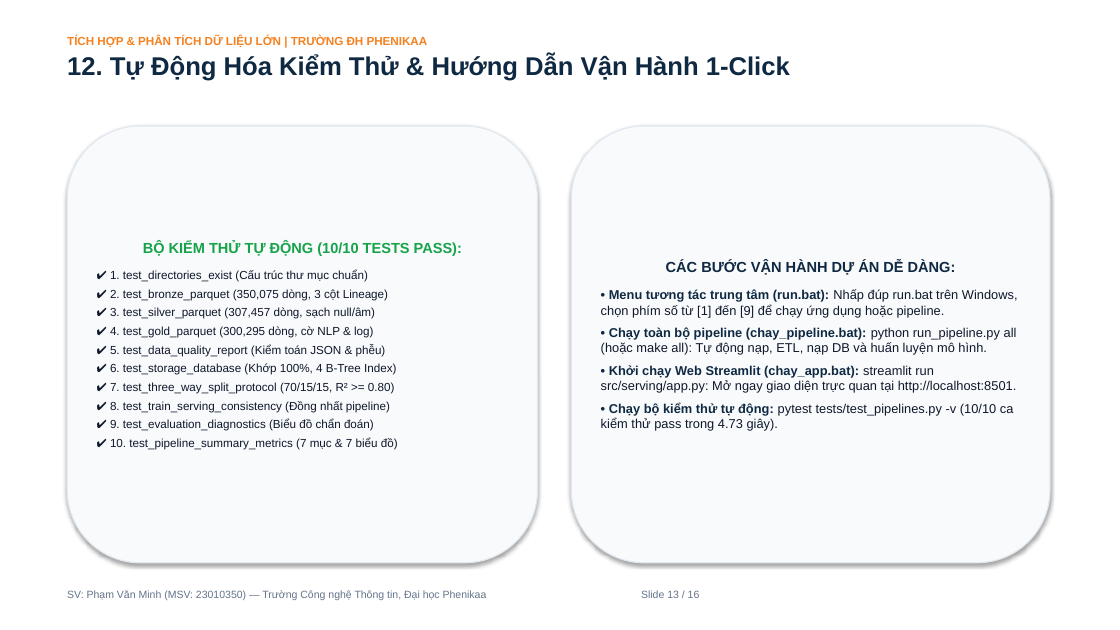
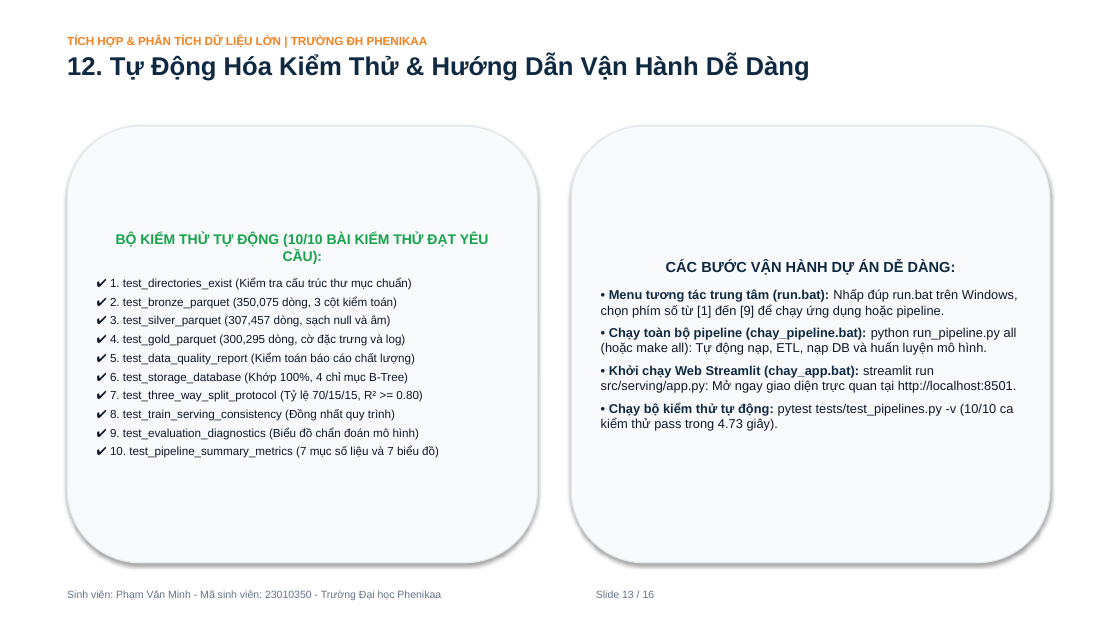
Before and after one commit to PVM-05/House-Prediction, a slide deck: slide 13 of docs/Slide_Bao_Ve_Du_An_House_Prediction.pptx. Drawn at 1120x630 pixels with LibreOffice and Linux fonts; fonts in the diff are those of the drawing. Boxes give left, top, right and bottom in pixels: in the first picture for what was removed or moved away, otherwise in the second. Text is boxed around its words. In the diff, an @@ line names an element or a change of style, - is before the commit and + after.

```diff
--- a/docs/Slide_Bao_Ve_Du_An_House_Prediction.pptx
+++ b/docs/Slide_Bao_Ve_Du_An_House_Prediction.pptx
@@ text at [67,54,810,81]: text changed @@
-12. Tự Động Hóa Kiểm Thử & Hướng Dẫn Vận Hành 1-Click
+12. Tự Động Hóa Kiểm Thử & Hướng Dẫn Vận Hành Dễ Dàng
@@ text in rounded rectangle at [110,233,489,458]: text changed @@
-BỘ KIỂM THỬ TỰ ĐỘNG (10/10 TESTS PASS):
-✔ 1. test_directories_exist (Cấu trúc thư mục chuẩn)
-✔ 2. test_bronze_parquet (350,075 dòng, 3 cột Lineage)
-✔ 3. test_silver_parquet (307,457 dòng, sạch null/âm)
-✔ 4. test_gold_parquet (300,295 dòng, cờ NLP & log)
-✔ 5. test_data_quality_report (Kiểm toán JSON & phễu)
-✔ 6. test_storage_database (Khớp 100%, 4 B-Tree Index)
-✔ 7. test_three_way_split_protocol (70/15/15, R² >= 0.80)
-✔ 8. test_train_serving_consistency (Đồng nhất pipeline)
-✔ 9. test_evaluation_diagnostics (Biểu đồ chẩn đoán)
-✔ 10. test_pipeline_summary_metrics (7 mục & 7 biểu đồ)
+BỘ KIỂM THỬ TỰ ĐỘNG (10/10 BÀI KIỂM THỬ ĐẠT YÊU CẦU):
+✔ 1. test_directories_exist (Kiểm tra cấu trúc thư mục chuẩn)
+✔ 2. test_bronze_parquet (350,075 dòng, 3 cột kiểm toán)
+✔ 3. test_silver_parquet (307,457 dòng, sạch null và âm)
+✔ 4. test_gold_parquet (300,295 dòng, cờ đặc trưng và log)
+✔ 5. test_data_quality_report (Kiểm toán báo cáo chất lượng)
+✔ 6. test_storage_database (Khớp 100%, 4 chỉ mục B-Tree)
+✔ 7. test_three_way_split_protocol (Tỷ lệ 70/15/15, R² >= 0.80)
+✔ 8. test_train_serving_consistency (Đồng nhất quy trình)
+✔ 9. test_evaluation_diagnostics (Biểu đồ chẩn đoán mô hình)
+✔ 10. test_pipeline_summary_metrics (7 mục số liệu và 7 biểu đồ)
@@ text at [67,590,655,600]: text changed @@
-SV: Phạm Văn Minh (MSV: 23010350) — Trường Công nghệ Thông tin, Đại học Phenikaa Slide 13 / 16
+Sinh viên: Phạm Văn Minh - Mã sinh viên: 23010350 - Trường Đại học Phenikaa Slide 13 / 16
```
Also in this commit, not shown: 15 other slides changed, 19 other files.
